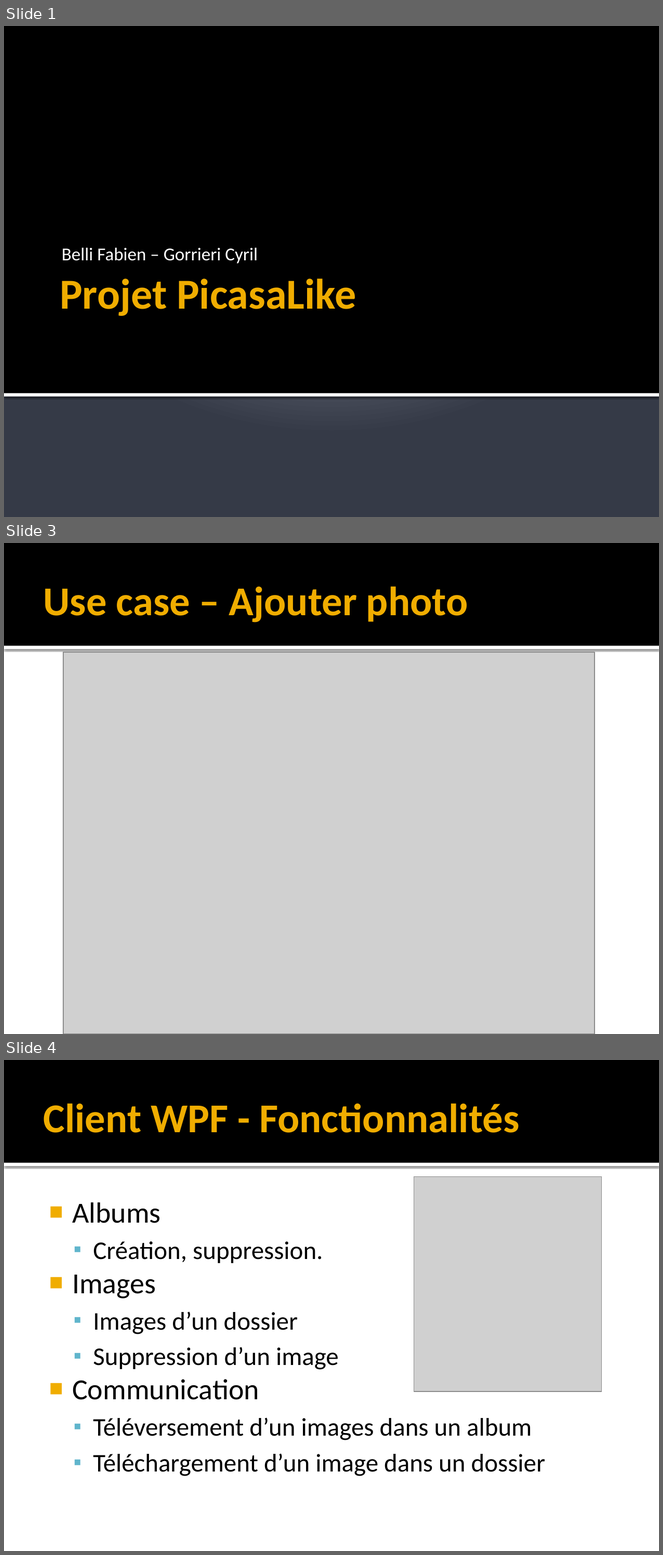
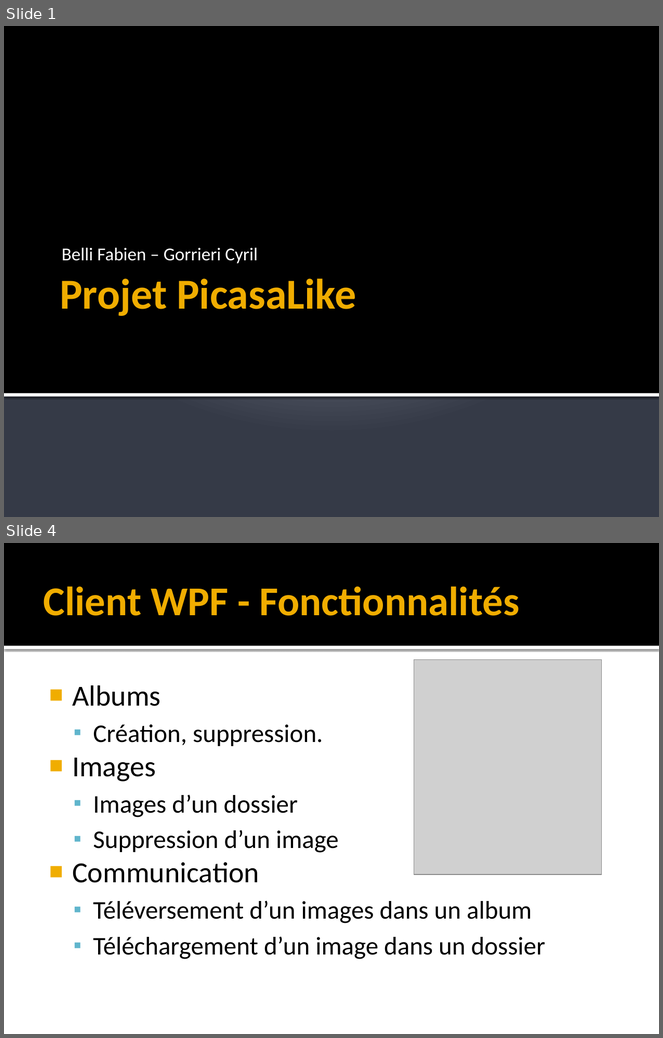
Before and after one commit to FabienInspiron/Polytech_Picasa_Like, a slide deck: MiniProjetComplet/Rapport/Presentation c#.pptx. Shown one above the other, each under a label of ours: slides 1, 3 and 4 before the commit, slides 1 and 4 after it; the slides between them are not shown. The pictures are 663x1555 and 663x1038 pixels, drawn with LibreOffice and Linux fonts; fonts in the diff are those of the drawing; grey boxes stand for pictures. Boxes give left, top, right and bottom in pixels: in the first picture for what was removed or moved away, otherwise in the second. Text is boxed around its words. In the diff, an @@ line names an element or a change of style, - is before the commit and + after.

```diff
--- a/MiniProjetComplet/Rapport/Presentation c#.pptx
+++ b/MiniProjetComplet/Rapport/Presentation c#.pptx
@@ slide 3 removed at [4,543,659,1034], background #FFFFFF; not listed: 2 template elements that a slide beside it also shows @@
@@ title removed at [44,586,468,623] @@
-Use case – Ajouter photo
@@ picture removed at [64,652,595,1034] @@
```
Also in this commit, not shown: 3 slides changed, 3 slides added, 2 other slides removed, 3 other files.
